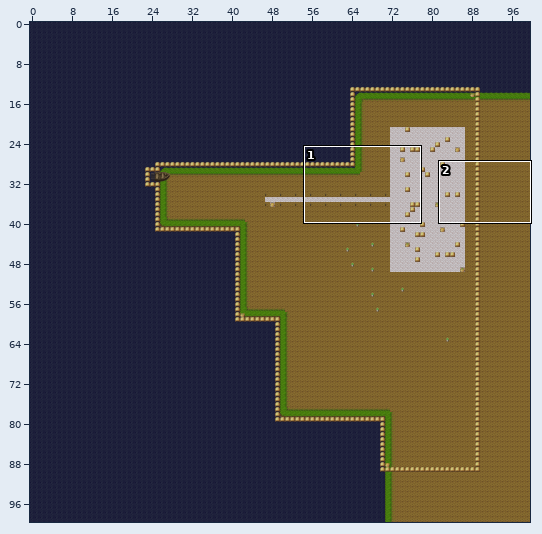
Level history. Tiled map: maps/map2.tmx. Above, an overview of the earlier version with the close-up marked.
Close-up. First the earlier version:
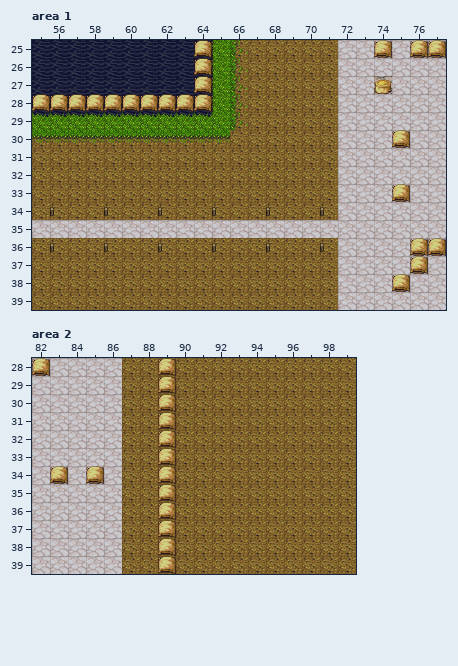
Cells are 32x32 px. Shown: area 1 x 55..77, y 25..39; area 2 x 82..99, y 28..39. The commit also changed other parts of the map, which this record leaves out.
After the commit:
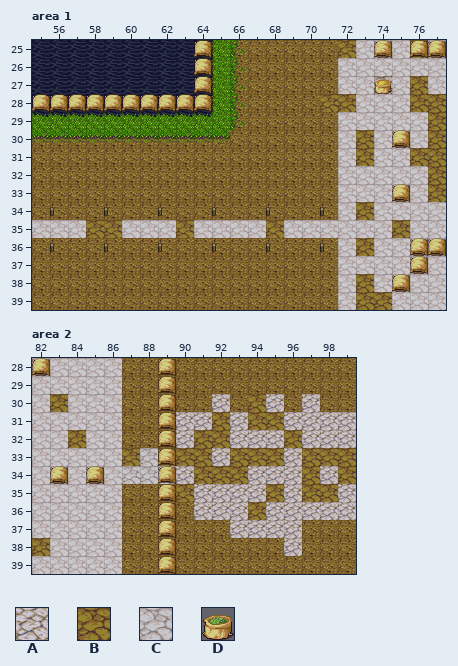
Key: from "PathAndObjects": A 20, B 23, C 97, D 167.
_ is an empty cell.
Changes in this commit:
Layer "item 2", area 1:
Tile D becomes tile B in row 25 at x 76.
The author put tile B in row 25 at x 72; in row 27 at x 76; in row 28 at x 71 to 72 and 76 to 77; in row 29 at x 77; in row 30 at x 73 and 77; in row 31 at x 73 and 76 to 77.
The author put tile B in rows 32 to 33 at x 77; in row 34 at x 73; in row 35 at x 58 to 59, 63, 68 and 75; in row 36 at x 73; in row 38 at x 73; in row 39 at x 73 to 74.
Layer "item 2", area 2:
The author put tile A in row 30 at x 92, 95 and 97; in row 31 at x 90 to 91, 93 and 96 to 99; in row 32 at x 90, 93 to 95 and 97 to 99; in row 33 at x 92 and 96; in row 34 at x 89 to 90, 94 to 96 and 98; in row 35 at x 91 to 94, 96 and 99.
The author put tile A in row 36 at x 91 to 93 and 95 to 99; in row 37 at x 93 to 96; in row 38 at x 96.
The author put tile B in row 30 at x 83 and 94; in row 31 at x 92 and 94 to 95; in row 32 at x 84, 91 to 92 and 96; in row 33 at x 87, 89 to 91, 93 to 95 and 97 to 99; in row 34 at x 91 to 93, 97 and 99; in row 35 at x 90, 95 and 97 to 98.
The author put tile B in row 36 at x 94; in row 38 at x 82.
The author put tile C in row 33 at x 88; in row 34 at x 87 to 88.
